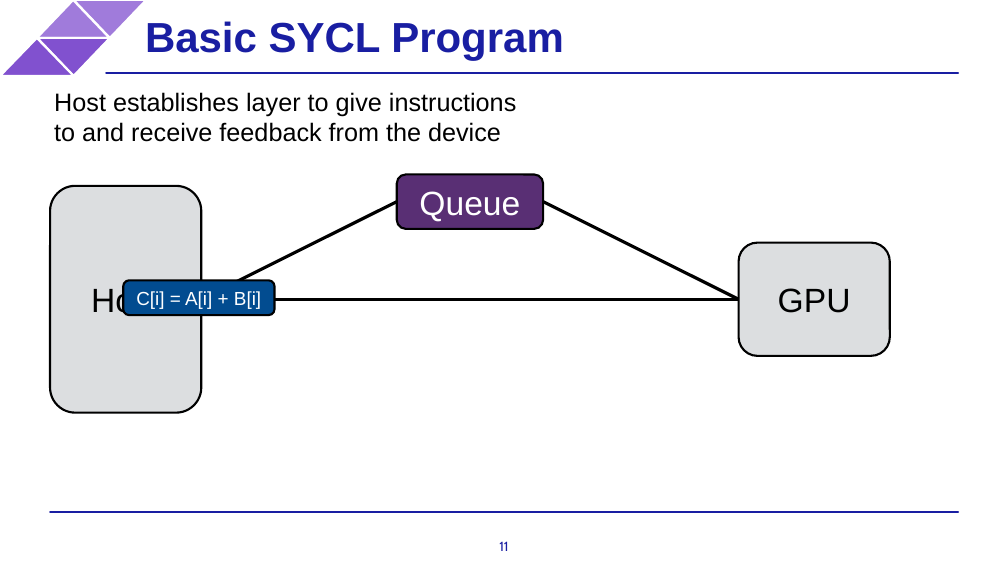
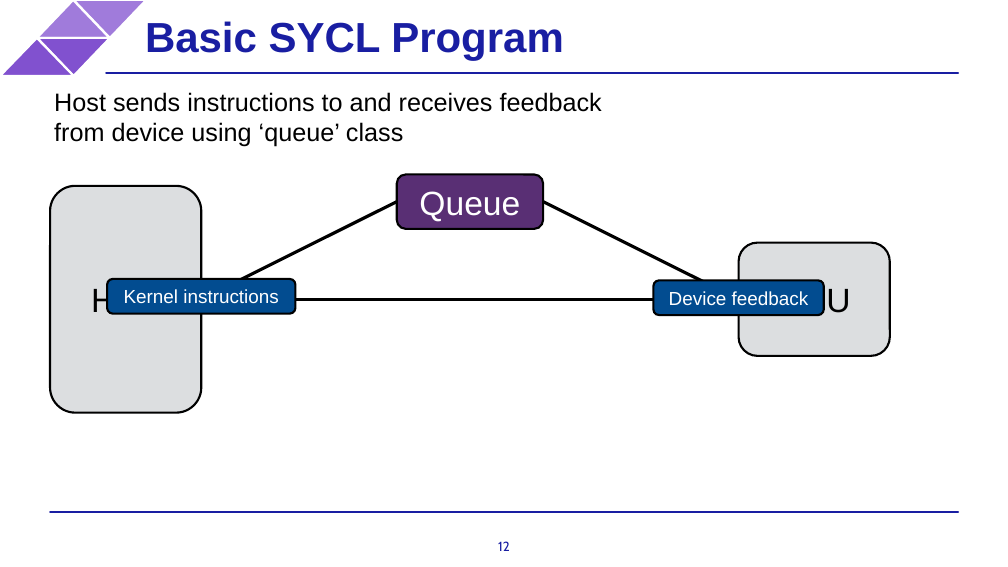
Before and after one commit to BenjaminMFindley/Reconfig-2-SYCL-DPCPP, a slide deck: slide 12 of Slides/SYCL intro.pptx (slide 11 before the commit). Drawn at 1008x567 pixels with LibreOffice and Linux fonts; fonts in the diff are those of the drawing; background and template pictures are left out. Boxes give left, top, right and bottom in pixels: in the first picture for what was removed or moved away, otherwise in the second. Text is boxed around its words. In the diff, an @@ line names an element or a change of style, - is before the commit and + after.

```diff
--- a/Slides/SYCL intro.pptx
+++ b/Slides/SYCL intro.pptx
@@ text at (54, 92, 602, 147): text changed @@
-Host establishes layer to give instructions to and receive feedback from the device
+Host sends instructions to and receives feedback
+from device using ‘queue’ class
@@ rounded rectangle "Kernel instructions": place and size @@
-rounded rectangle "Kernel instructions" at (123, 281, 274, 315)
+rounded rectangle "Kernel instructions" at (107, 279, 296, 314)
@@ text in rounded rectangle at (124, 289, 279, 304): text changed @@
-C[i] = A[i] + B[i]
+Kernel instructions
@@ rounded rectangle added at (653, 281, 823, 315), fill #024C90, outline #000000 2 pt, 18 pt, text #FFFFFF @@
+Device feedback
@@ page number at (498, 541, 510, 551): text changed @@
-11
+12
```
Also in this commit, not shown: 4 other slides changed, 1 slide added, 1 slide removed.
